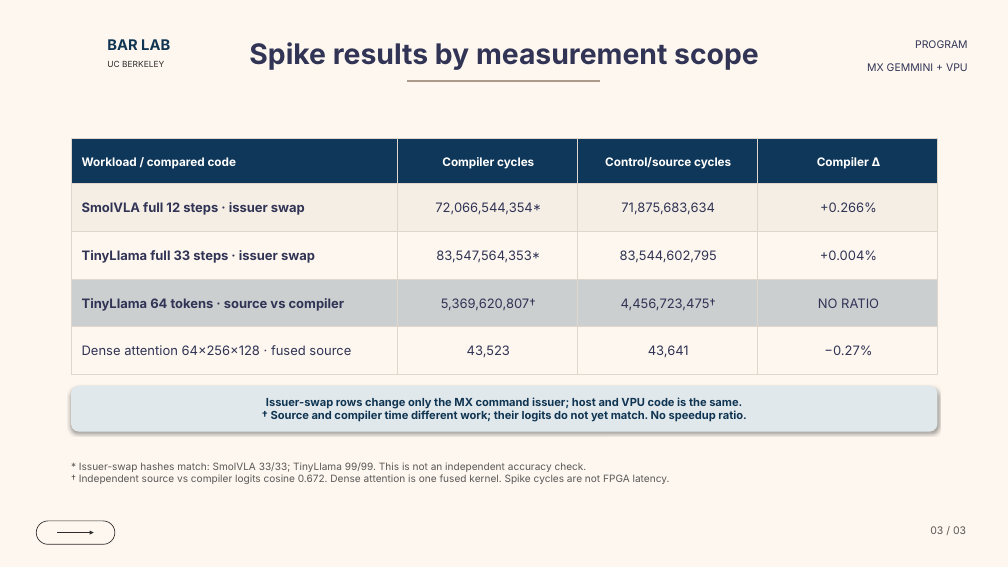
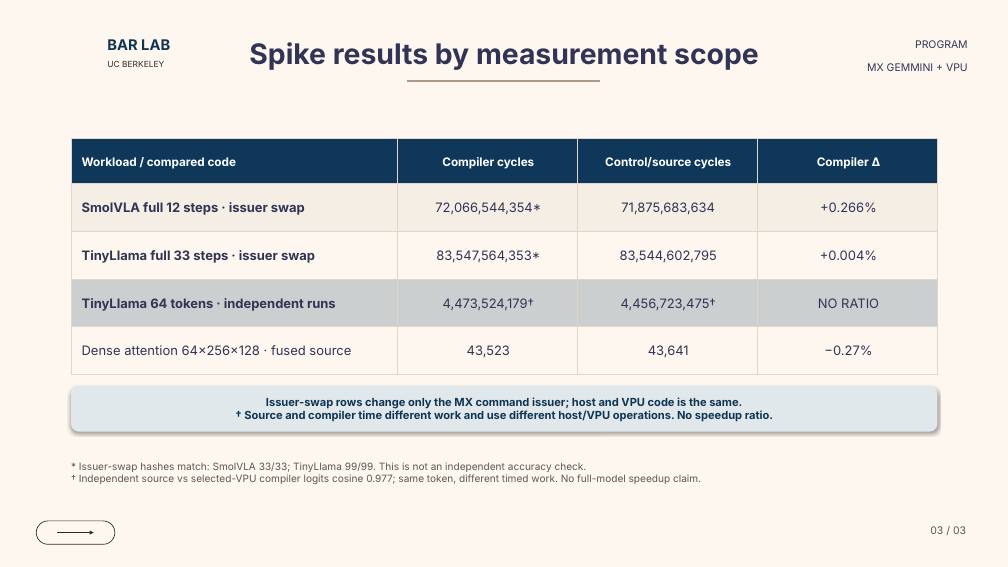
Before and after one commit to ucb-bar/mx-gemmini-mlir, a slide deck: slide 3 of docs/presentations/mx_gemmini_dialect_overview.pptx. Drawn at 1008x567 pixels with LibreOffice and Linux fonts; fonts in the diff are those of the drawing; background and template pictures are left out. Boxes give left, top, right and bottom in pixels: in the first picture for what was removed or moved away, otherwise in the second. Text is boxed around its words. In the diff, an @@ line names an element or a change of style, - is before the commit and + after.

Commit message:
Qualify TinyLlama VPU controls and comparison scope

```diff
--- a/docs/presentations/mx_gemmini_dialect_overview.pptx
+++ b/docs/presentations/mx_gemmini_dialect_overview.pptx
@@ table at [71,138,938,374] @@
-row 4, column 1: TinyLlama 64 tokens · source vs compiler
+row 4, column 1: TinyLlama 64 tokens · independent runs
-row 4, column 2: 5,369,620,807†
+row 4, column 2: 4,473,524,179†
@@ text in rounded rectangle at [244,410,773,422]: text changed @@
-† Source and compiler time different work; their logits do not yet match. No speedup ratio.
+† Source and compiler time different work and use different host/VPU operations. No speedup ratio.
@@ text at [79,474,701,484]: text changed @@
-† Independent source vs compiler logits cosine 0.672. Dense attention is one fused kernel. Spike cycles are not FPGA latency.
+† Independent source vs selected-VPU compiler logits cosine 0.977; same token, different timed work. No full-model speedup claim.
```
Also in this commit, not shown: 31 other files.
